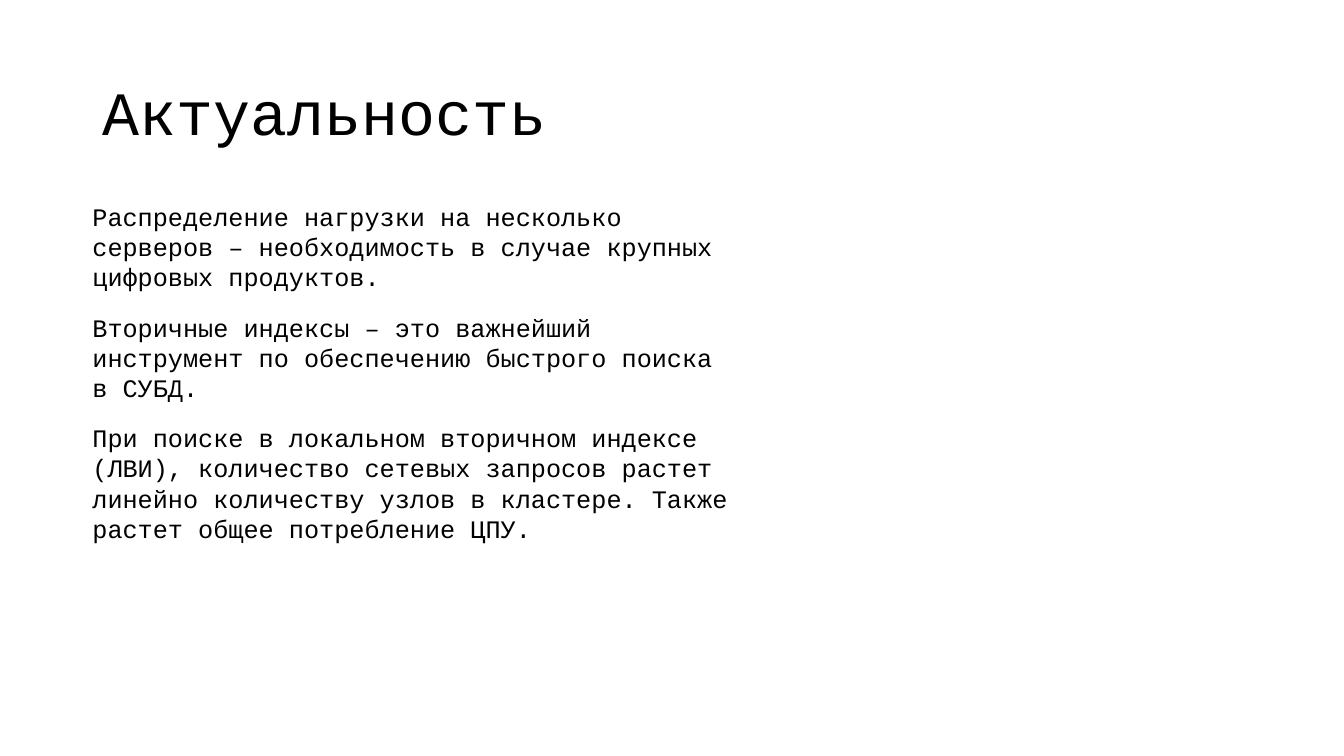
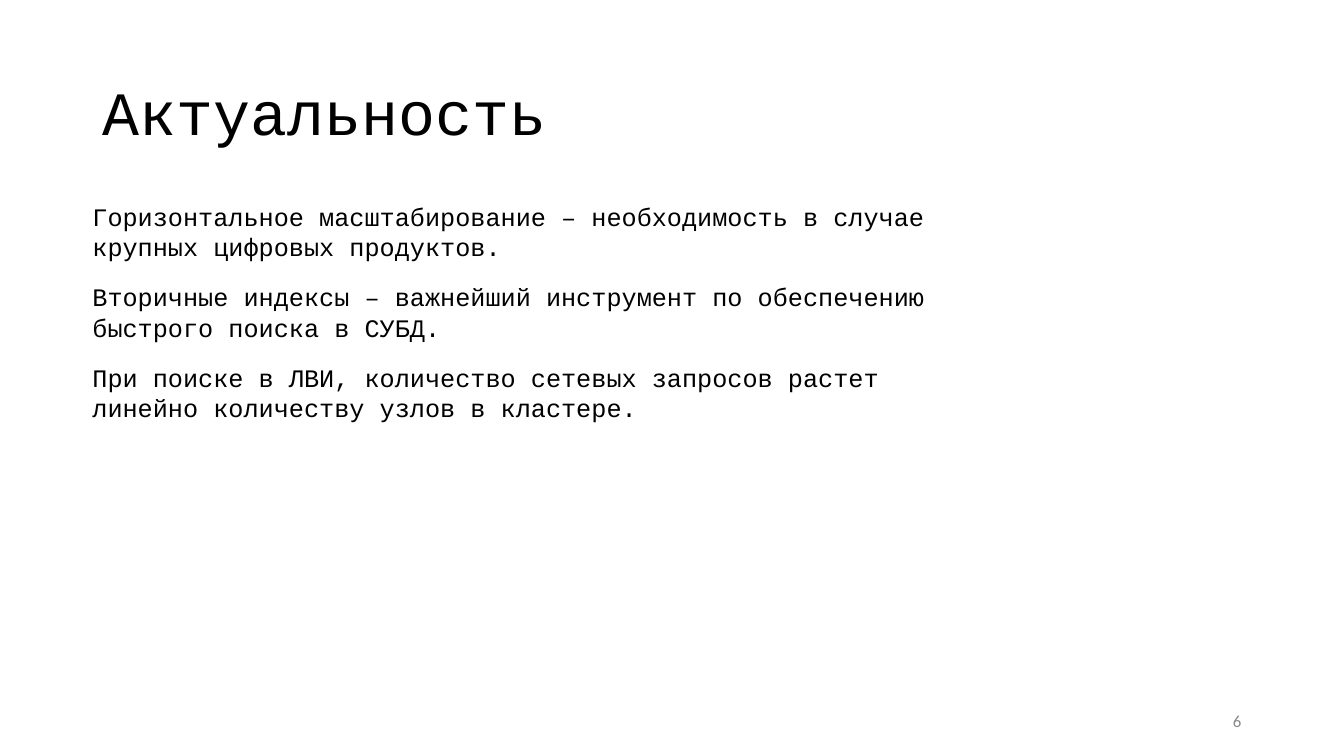
Before and after one commit to vitosotdihaet/pind, a slide deck: slide 6 of presentation.odp (slide 5 before the commit). Drawn at 1344x756 pixels with LibreOffice and Linux fonts; fonts in the diff are those of the drawing. Boxes give left, top, right and bottom in pixels: in the first picture for what was removed or moved away, otherwise in the second. Text is boxed around its words. In the diff, an @@ line names an element or a change of style, - is before the commit and + after.

Commit message:
presentation: update

```diff
--- a/presentation.odp
+++ b/presentation.odp
@@ text at bbox=[92, 207, 924, 423]: text changed @@
-Распределение нагрузки на несколько серверов – необходимость в случае крупных цифровых продуктов.
-Вторичные индексы – это важнейший инструмент по обеспечению быстрого поиска в СУБД.
-При поиске в локальном вторичном индексе (ЛВИ), количество сетевых запросов растет линейно количеству узлов в кластере. Также растет общее потребление ЦПУ.
+Горизонтальное масштабирование – необходимость в случае крупных цифровых продуктов.
+Вторичные индексы – важнейший инструмент по обеспечению быстрого поиска в СУБД.
+При поиске в ЛВИ, количество сетевых запросов растет линейно количеству узлов в кластере.
@@ page number added at bbox=[1233, 715, 1241, 727], 12 pt, text #888888 @@
+6
```
Also in this commit, not shown: 19 other slides changed, 4 slides added, 3 slides removed.
